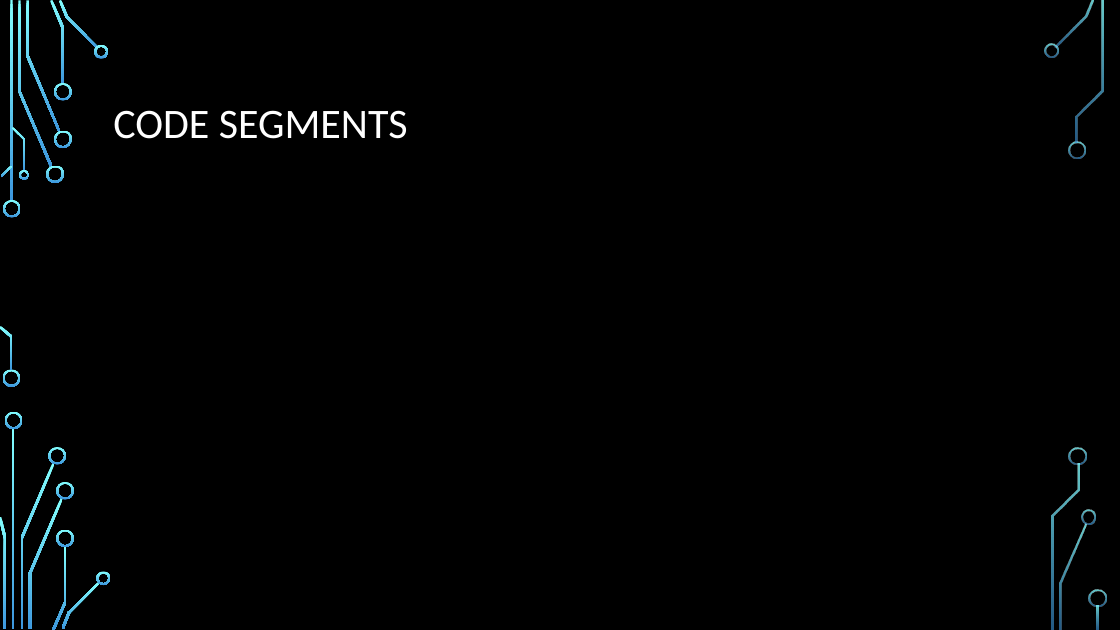
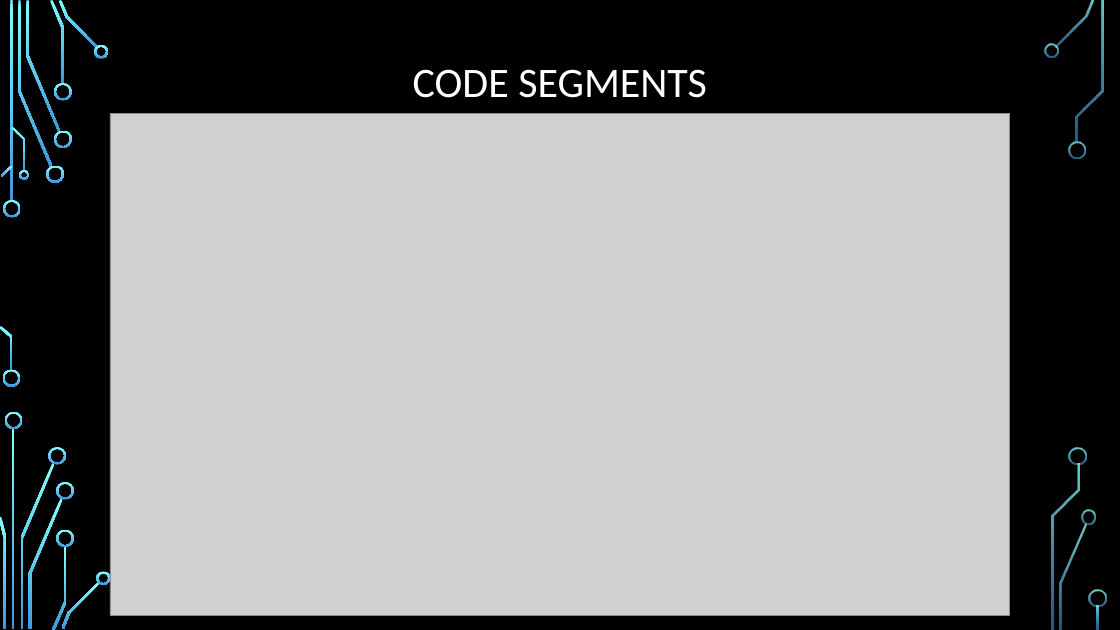
Before and after one commit to jpallechio/IT426FINAL-ORM, a slide deck: slide 9 of active-record-pattern.pptx. Drawn at 1120x630 pixels with LibreOffice and Linux fonts; fonts in the diff are those of the drawing; grey boxes stand for pictures; background and template pictures are left out. Boxes give left, top, right and bottom in pixels: in the first picture for what was removed or moved away, otherwise in the second. Text is boxed around its words. In the diff, an @@ line names an element or a change of style, - is before the commit and + after.

```diff
--- a/active-record-pattern.pptx
+++ b/active-record-pattern.pptx
@@ title "CODE SEGMENTS": place and size @@
-title "CODE SEGMENTS" at bbox=[113, 110, 408, 139]
+title "CODE SEGMENTS" at bbox=[413, 69, 707, 98]
@@ title "CODE SEGMENTS" at bbox=[413, 69, 707, 98]: alignment left to centre @@
@@ picture added at bbox=[110, 113, 1010, 616] @@
```
Also in this commit, not shown: 1 other slide changed, 1 slide added, 1 other file.
